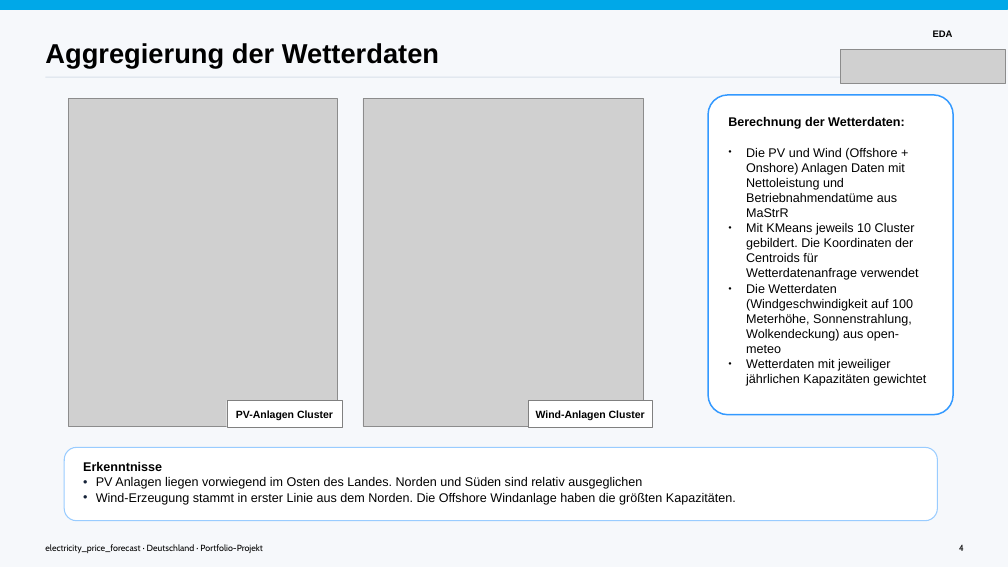
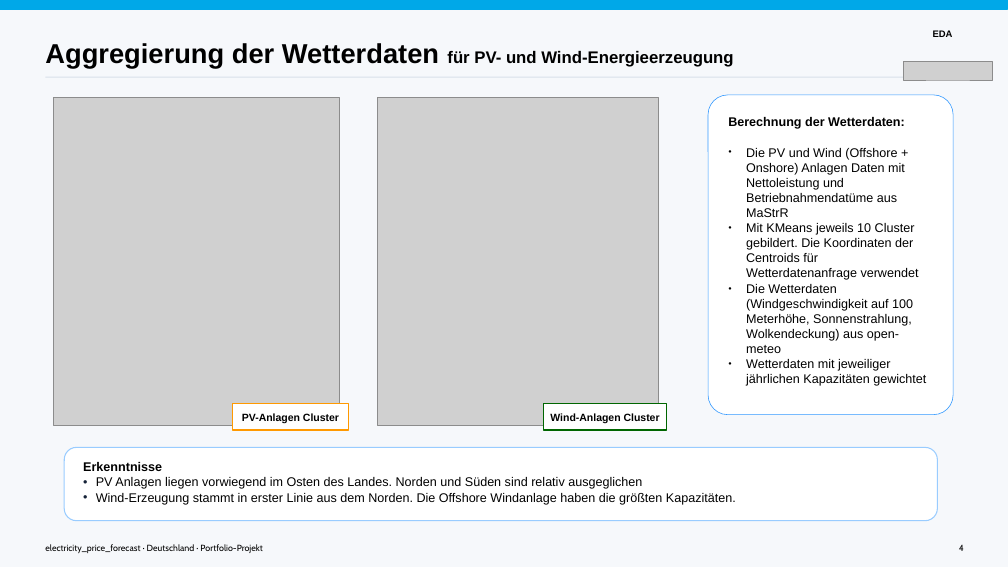
Before and after one commit to SW-oasen/electricity_price_forecast, a slide deck: slide 6 of presentation/orig/Strompreis_Vorhersagen.odp. Drawn at 1008x567 pixels with LibreOffice and Linux fonts; fonts in the diff are those of the drawing; grey boxes stand for pictures. Boxes give left, top, right and bottom in pixels: in the first picture for what was removed or moved away, otherwise in the second. Text is boxed around its words. In the diff, an @@ line names an element or a change of style, - is before the commit and + after.

```diff
--- a/presentation/orig/Strompreis_Vorhersagen.odp
+++ b/presentation/orig/Strompreis_Vorhersagen.odp
@@ text at box(45, 43, 733, 68): text changed; size 26 to 16 pt @@
-Aggregierung der Wetterdaten
+Aggregierung der Wetterdaten für PV- und Wind-Energieerzeugung
@@ picture: place and size @@
-picture at box(841, 50, 1006, 83)
+picture at box(904, 62, 993, 80)
@@ picture: place and size @@
-picture at box(69, 99, 337, 426)
+picture at box(53, 98, 339, 425)
@@ picture: place and size @@
-picture at box(363, 99, 644, 426)
+picture at box(378, 98, 659, 425)
@@ freeform shape at box(709, 95, 954, 415): outline #3399FF 1.42 pt to #3399FF 0.57 pt @@
@@ rectangle "PV-Anlagen Cluster": place and size @@
-rectangle "PV-Anlagen Cluster" at box(227, 401, 343, 427)
+rectangle "PV-Anlagen Cluster" at box(233, 404, 349, 430)
@@ rectangle "PV-Anlagen Cluster" at box(233, 404, 349, 430): outline #808080 0.28 pt to #FF9900 1.13 pt @@
@@ rectangle "Wind-Anlagen Cluster": place and size @@
-rectangle "Wind-Anlagen Cluster" at box(529, 401, 652, 427)
+rectangle "Wind-Anlagen Cluster" at box(544, 404, 667, 430)
@@ rectangle "Wind-Anlagen Cluster" at box(544, 404, 667, 430): outline #808080 0.28 pt to #006600 1.13 pt @@
```
Also in this commit, not shown: 10 other slides changed, 1 slide added, 1 slide removed, 13 other files.
